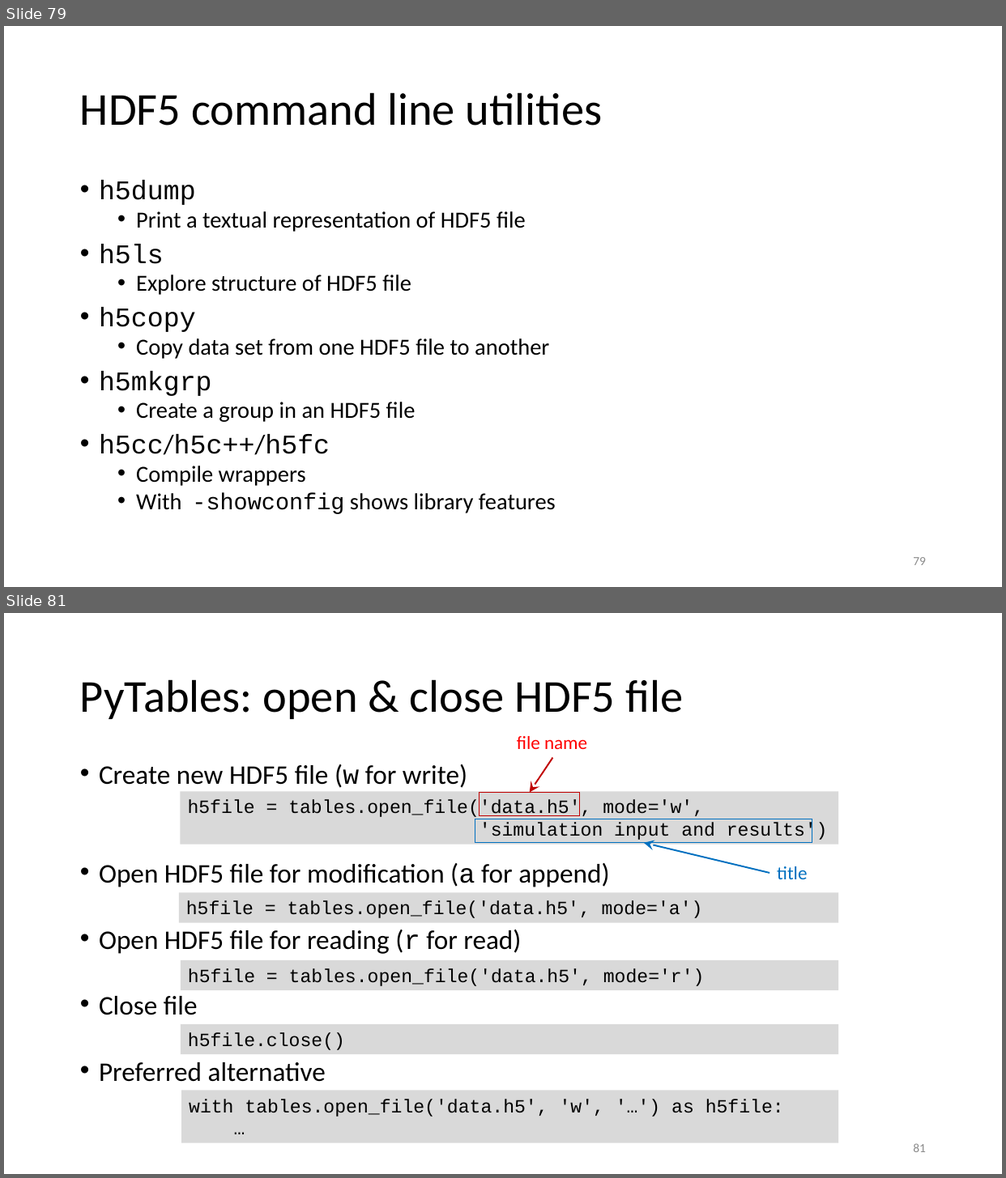
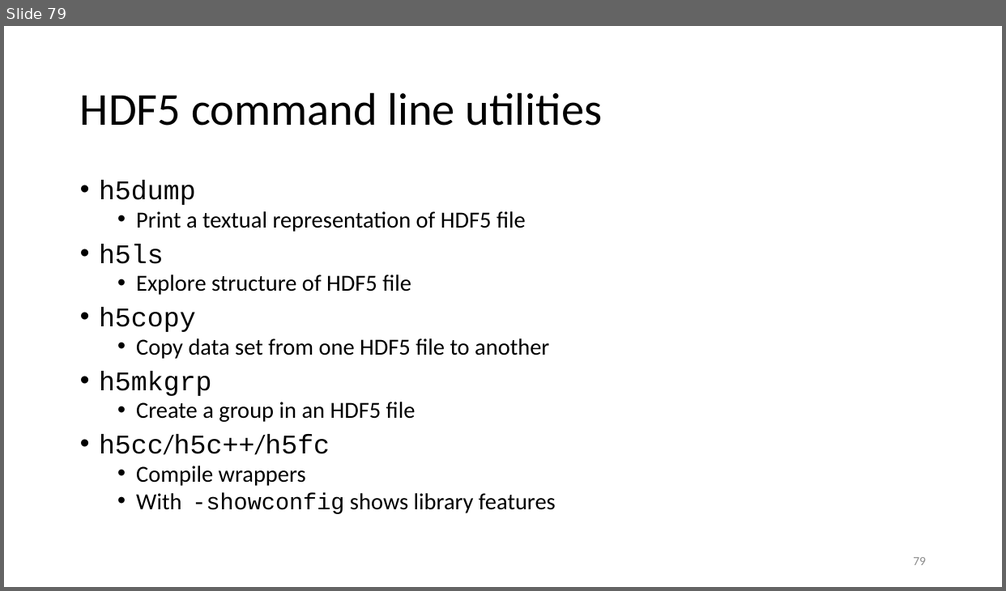
Before and after one commit to gjbex/Scientific-Python, a slide deck: scientific_python.pptx. Shown one above the other, each under a label of ours: slides 79 and 81 before the commit, slide 79 after it; the slides between them are not shown. The pictures are 1006x1178 and 1006x591 pixels, drawn with LibreOffice and Linux fonts; fonts in the diff are those of the drawing. Boxes give left, top, right and bottom in pixels: in the first picture for what was removed or moved away, otherwise in the second. Text is boxed around its words. In the diff, an @@ line names an element or a change of style, - is before the commit and + after.

```diff
--- a/scientific_python.pptx
+++ b/scientific_python.pptx
@@ slide 81 removed at (x1=4, y1=613, x2=1002, y2=1174), background #FFFFFF @@
@@ title removed at (x1=80, y1=679, x2=683, y2=719) @@
-PyTables: open & close HDF5 file
@@ text removed at (x1=517, y1=736, x2=587, y2=749) @@
-file name
@@ arrow removed from (552, 757) to (530, 793) @@
@@ text removed at (x1=99, y1=764, x2=609, y2=1082) @@
-• Create new HDF5 file (w for write)
-• Open HDF5 file for modification (a for append)
-• Open HDF5 file for reading (r for read)
-• Close file
-• Preferred alternative
@@ rectangle removed at (x1=180, y1=791, x2=839, y2=845) @@
-h5file = tables.open_file('data.h5', mode='w',
-'simulation input and results')
@@ rectangle removed at (x1=479, y1=793, x2=580, y2=815) @@
@@ rectangle removed at (x1=475, y1=820, x2=812, y2=843) @@
@@ arrow removed from (769, 873) to (644, 843) @@
@@ text removed at (x1=777, y1=867, x2=807, y2=879) @@
-title
@@ rectangle removed at (x1=179, y1=893, x2=839, y2=923) @@
-h5file = tables.open_file('data.h5', mode='a')
@@ rectangle removed at (x1=181, y1=960, x2=839, y2=990) @@
-h5file = tables.open_file('data.h5', mode='r')
@@ rectangle removed at (x1=181, y1=1024, x2=839, y2=1054) @@
-h5file.close()
@@ rectangle removed at (x1=181, y1=1091, x2=839, y2=1144) @@
-with tables.open_file('data.h5', 'w', '…') as h5file:
-…
@@ page number removed at (x1=913, y1=1144, x2=926, y2=1152) @@
-81
```
Also in this commit, not shown: 8 slides changed, 9 other slides removed, 14 other files.
